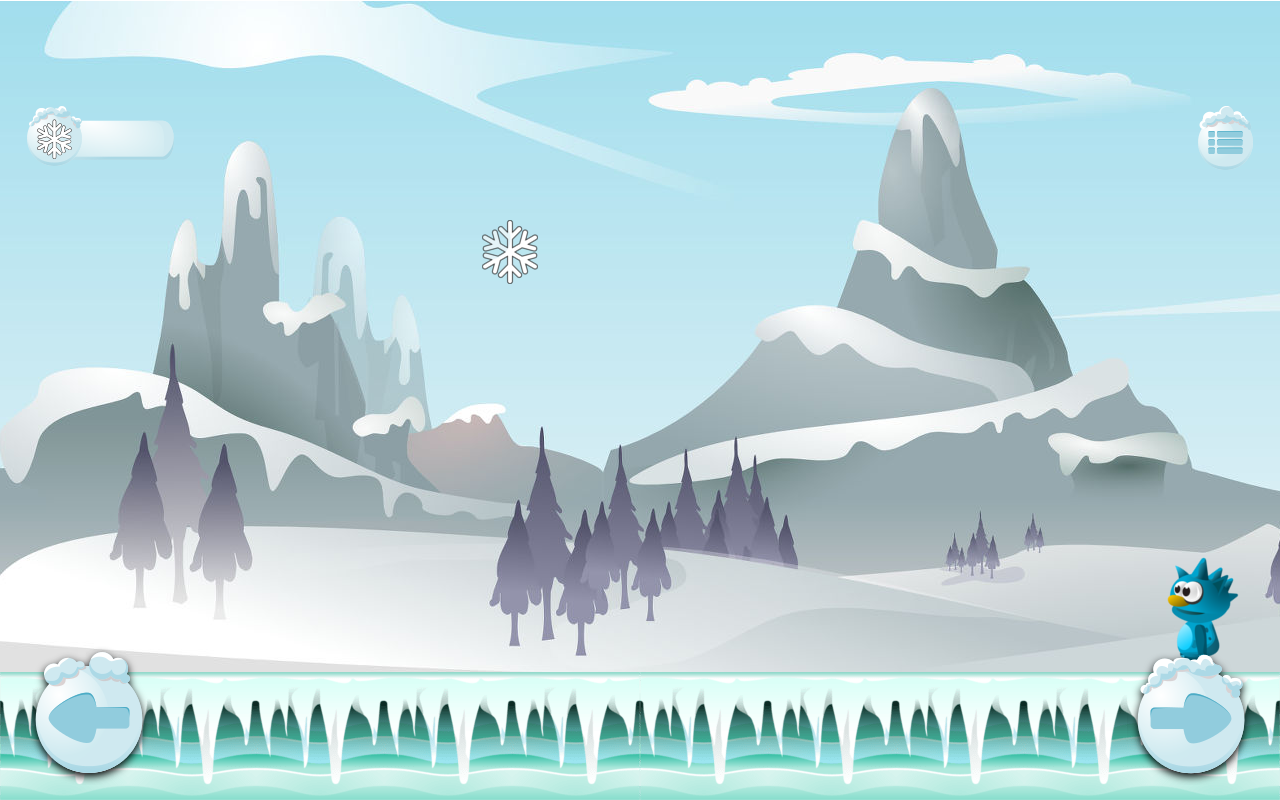
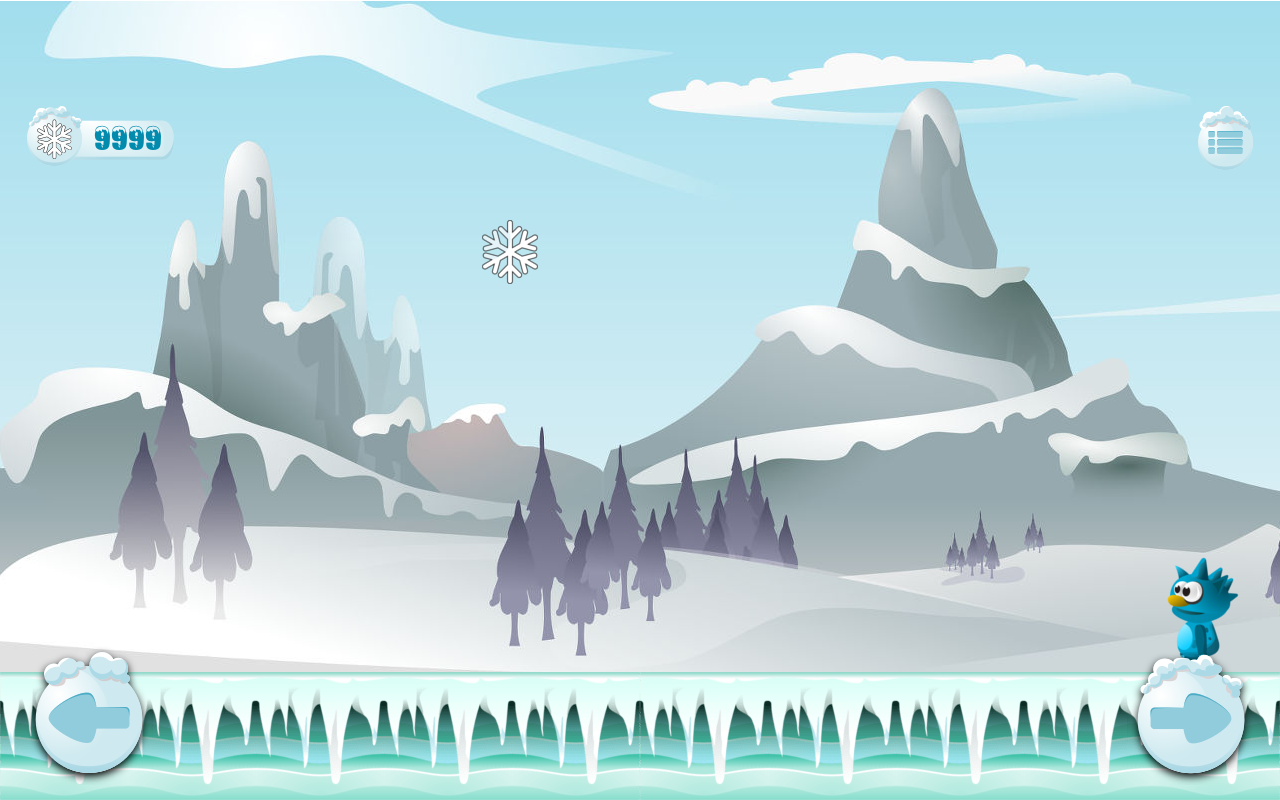
Two versions of the same layered image (1280 × 800). Layer-by-layer changes:
added layer "9999" in group "Game" over (94, 125, 161, 150)
